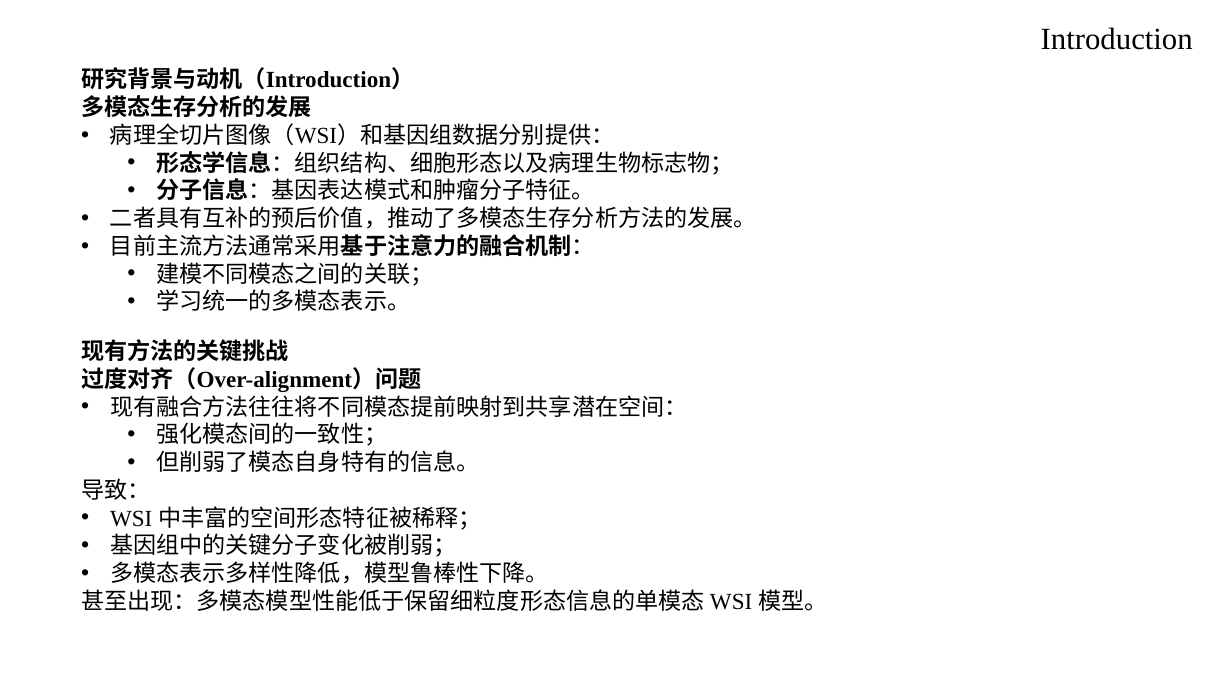
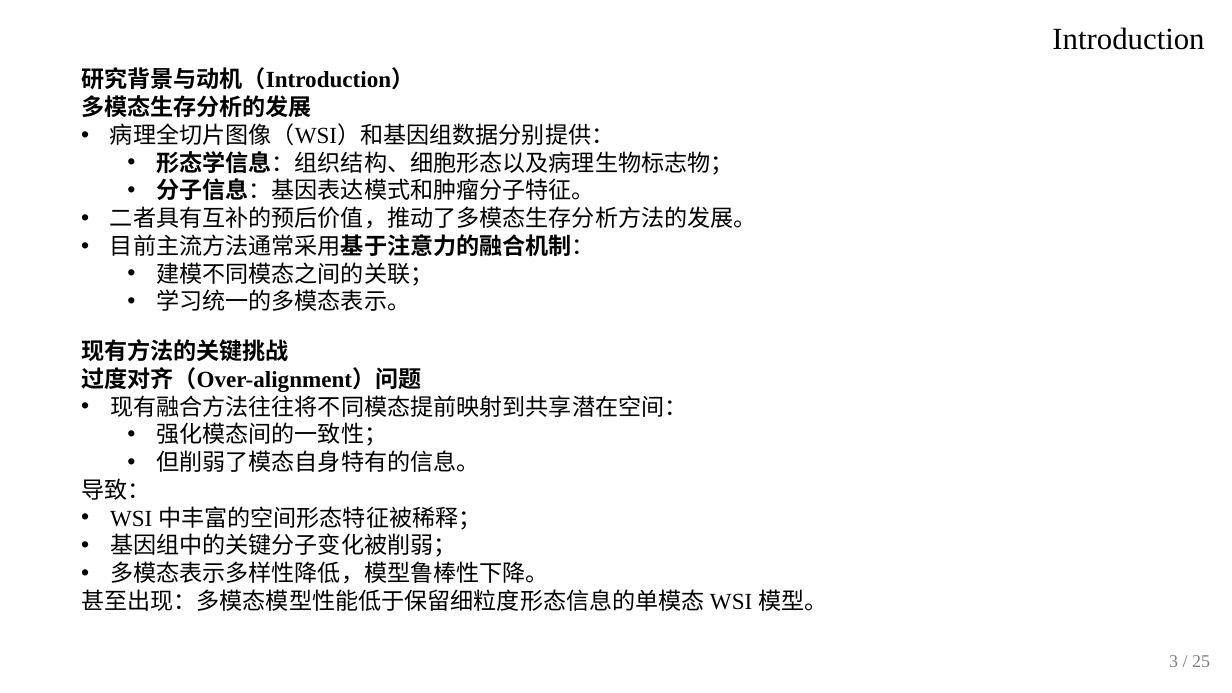
Before and after one commit to Skywalkerjieee/paper-sharing-ppt, a slide deck: slide 3 of assets/paper-sharing-style-reference.pptx. Drawn at 1232x693 pixels with LibreOffice and Linux fonts; fonts in the diff are those of the drawing. Boxes give left, top, right and bottom in pixels: in the first picture for what was removed or moved away, otherwise in the second. Text is boxed around its words. In the diff, an @@ line names an element or a change of style, - is before the commit and + after.

```diff
--- a/assets/paper-sharing-style-reference.pptx
+++ b/assets/paper-sharing-style-reference.pptx
@@ text "Introduction": place and size @@
-text "Introduction" at [1041,27,1193,50]
+text "Introduction" at [1052,27,1204,50]
@@ text "Introduction" at [1052,27,1204,50]: alignment left to right @@
@@ text added at [1169,655,1210,667], 14 pt, text #7F7F7F @@
+3 / 25
```
Also in this commit, not shown: 21 other slides changed, 3 slides added, 3 slides removed, 9 other files.
